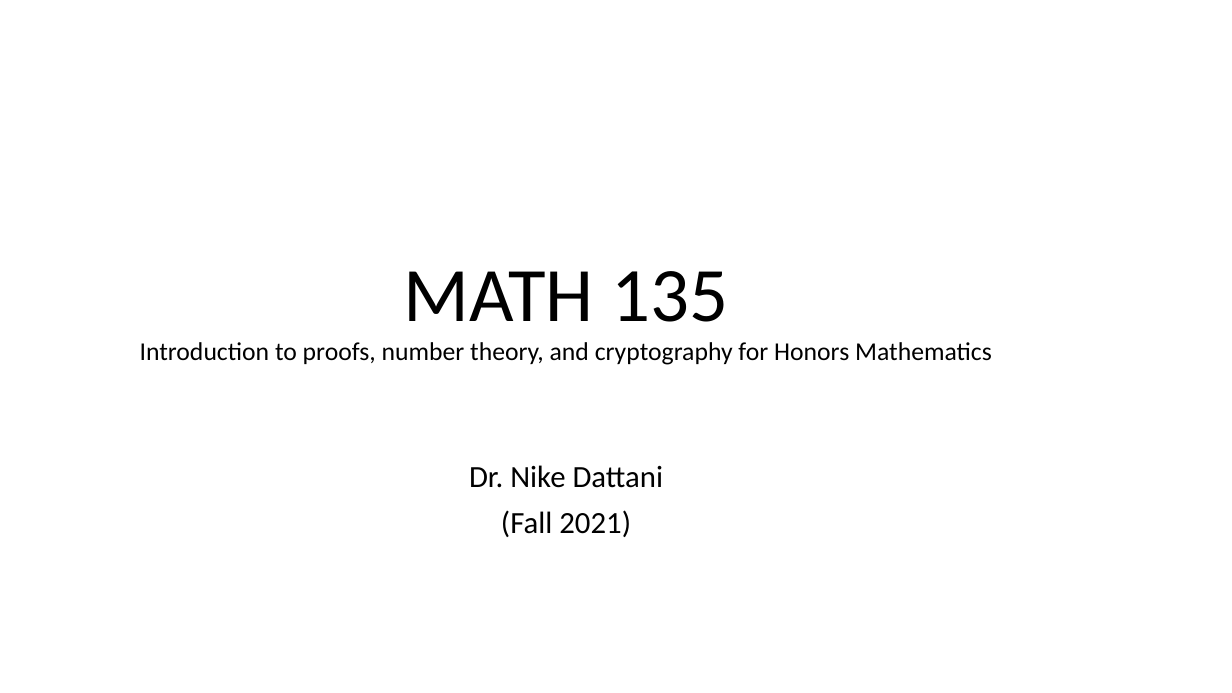
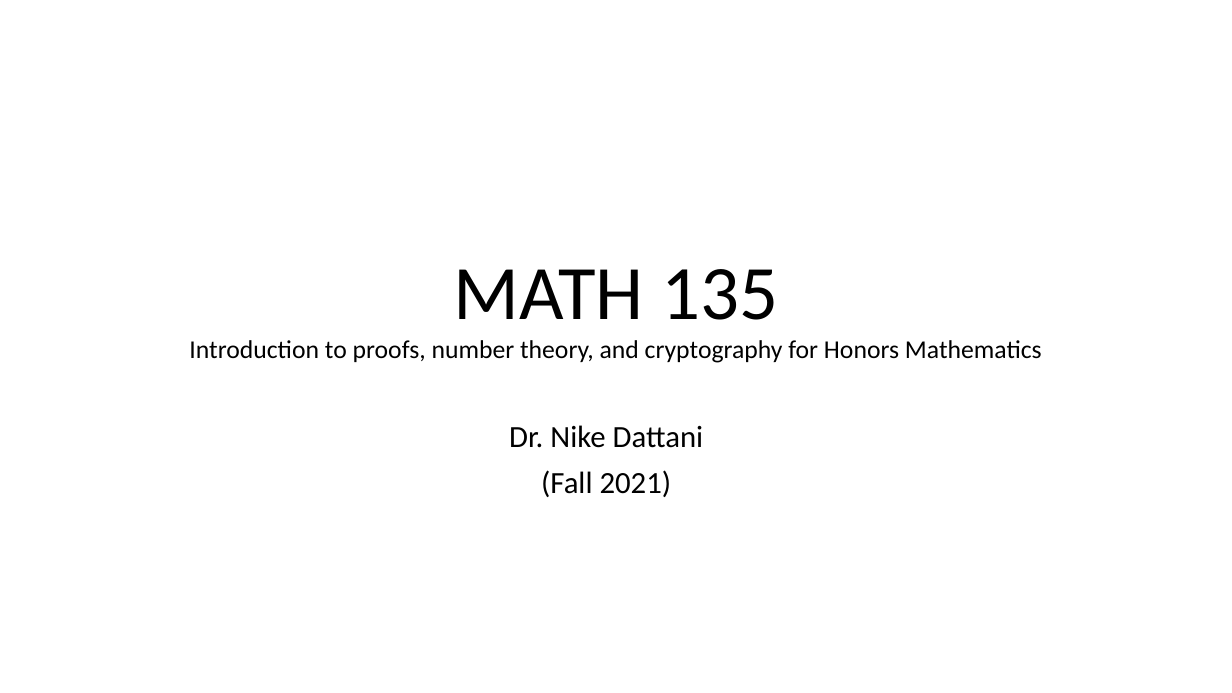
Before and after one commit to ndattani/Lecture_Notes, a slide deck: slide 1 of University_of_Waterloo/Fall_2021/MATH135/UW_Fall2021_MATH135_Lecture1.pptx. Drawn at 1232x693 pixels with LibreOffice and Linux fonts; fonts in the diff are those of the drawing. Boxes give left, top, right and bottom in pixels: in the first picture for what was removed or moved away, otherwise in the second. Text is boxed around its words. In the diff, an @@ line names an element or a change of style, - is before the commit and + after.

```diff
--- a/University_of_Waterloo/Fall_2021/MATH135/UW_Fall2021_MATH135_Lecture1.pptx
+++ b/University_of_Waterloo/Fall_2021/MATH135/UW_Fall2021_MATH135_Lecture1.pptx
@@ title "MATH 135 Introduction to proofs, ..." moved from (x1=140, y1=271, x2=992, y2=365) to (x1=189, y1=269, x2=1042, y2=363) @@
@@ subtitle "Dr. Nike Dattani" moved from (x1=469, y1=465, x2=664, y2=537) to (x1=509, y1=425, x2=704, y2=497) @@
```
Also in this commit, not shown: 2 other slides changed, 1 other file.
